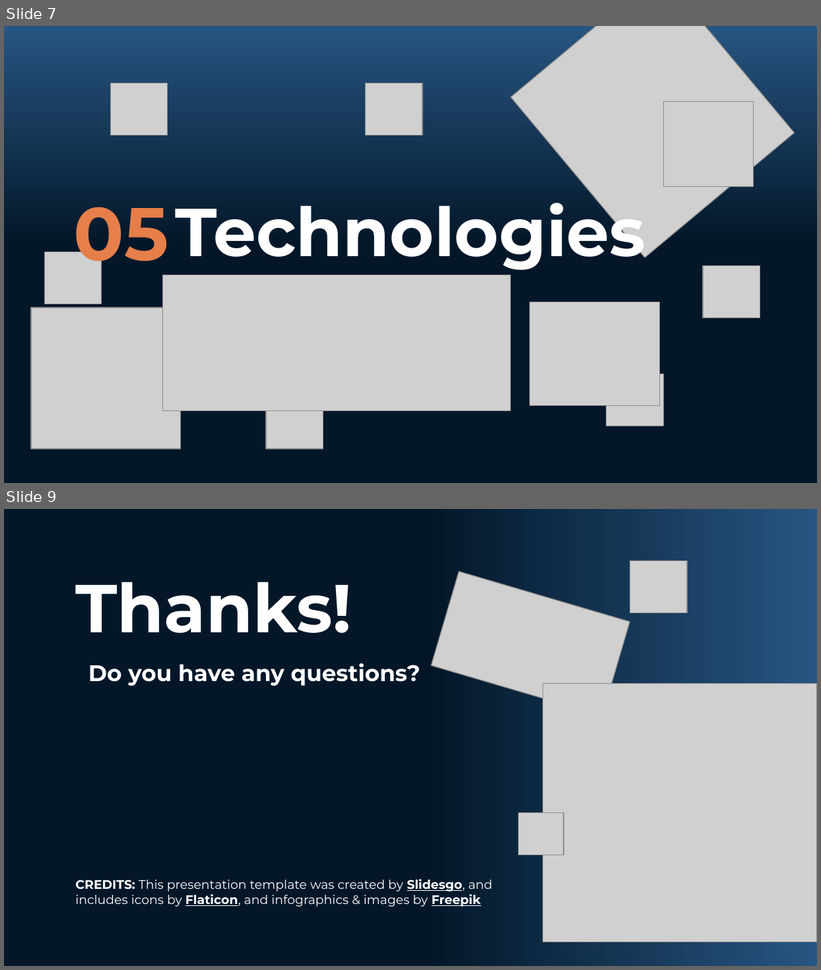
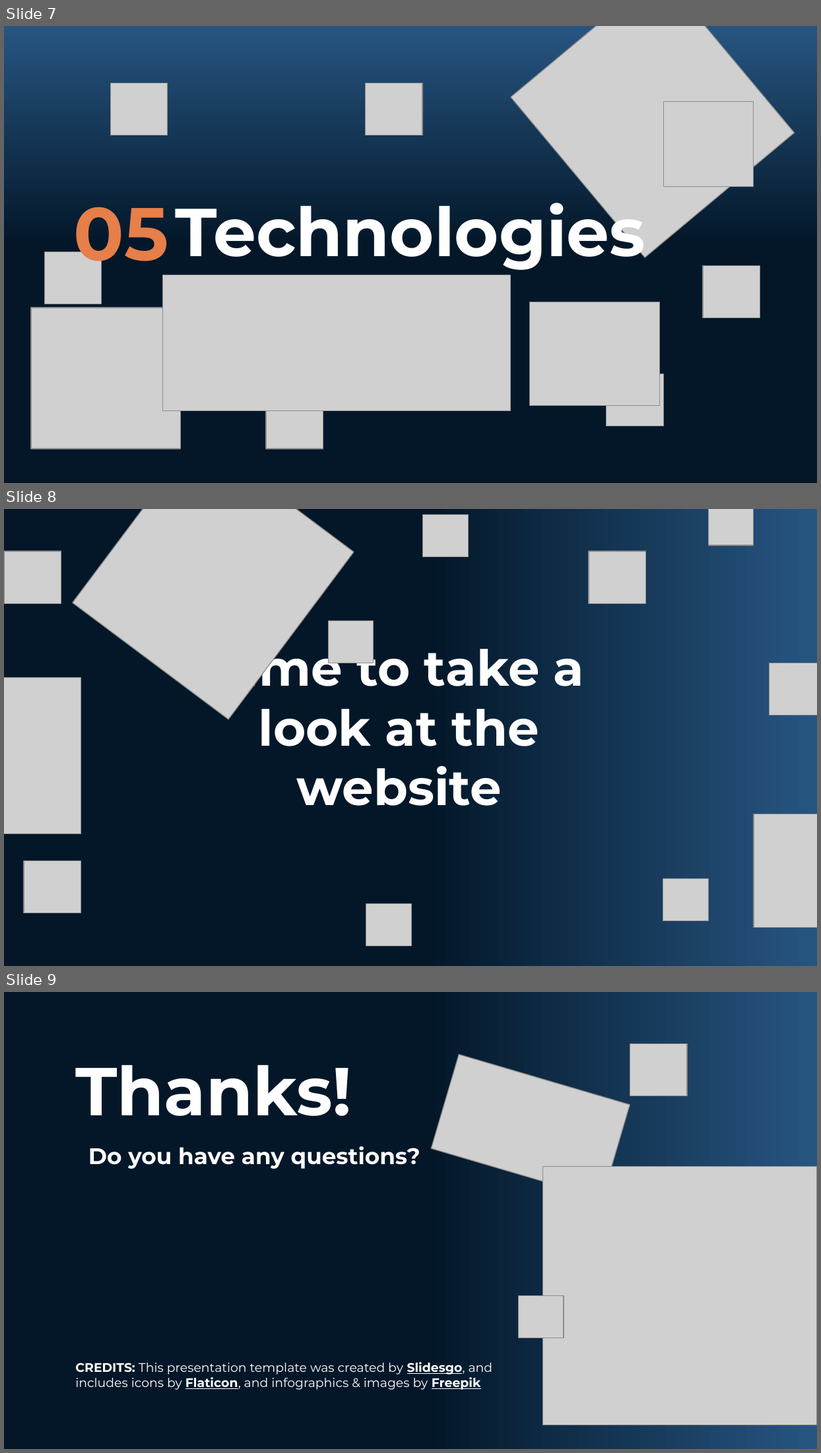
Before and after one commit to MEDimtirov22/Index.PerfectHuman, a slide deck: documentation/ProjectPresentation.pptx. Shown one above the other, each under a label of ours: slides 7 and 9 before the commit, slides 7, 8 and 9 after it; the slides between them are not shown. The pictures are 821x970 and 821x1453 pixels, drawn with LibreOffice and Linux fonts; fonts in the diff are those of the drawing; grey boxes stand for pictures; background and template pictures are left out. Boxes give left, top, right and bottom in pixels: in the first picture for what was removed or moved away, otherwise in the second. Text is boxed around its words. In the diff, an @@ line names an element or a change of style, - is before the commit and + after.

```diff
--- a/documentation/ProjectPresentation.pptx
+++ b/documentation/ProjectPresentation.pptx
@@ slide 8 added at <box>4,509,817,966</box>, background gradient #275581 to #031729 @@
@@ picture added at <box>72,509,354,720</box> @@
@@ picture added at <box>422,515,468,557</box> @@
@@ picture added at <box>708,509,754,545</box> @@
@@ picture added at <box>4,551,61,603</box> @@
@@ picture added at <box>589,551,646,603</box> @@
@@ picture added at <box>329,621,374,663</box> @@
@@ title added at <box>213,638,584,806</box>, 44 pt, text #FFFFFF, bold @@
+Time to take a look at the website
@@ picture added at <box>769,663,817,716</box> @@
@@ picture added at <box>4,678,81,834</box> @@
@@ picture added at <box>754,814,817,927</box> @@
@@ picture added at <box>24,861,81,913</box> @@
@@ picture added at <box>663,879,709,921</box> @@
@@ picture added at <box>366,904,411,947</box> @@
```
Also in this commit, not shown: 1 slide changed, 1 slide removed, 5 other files.
